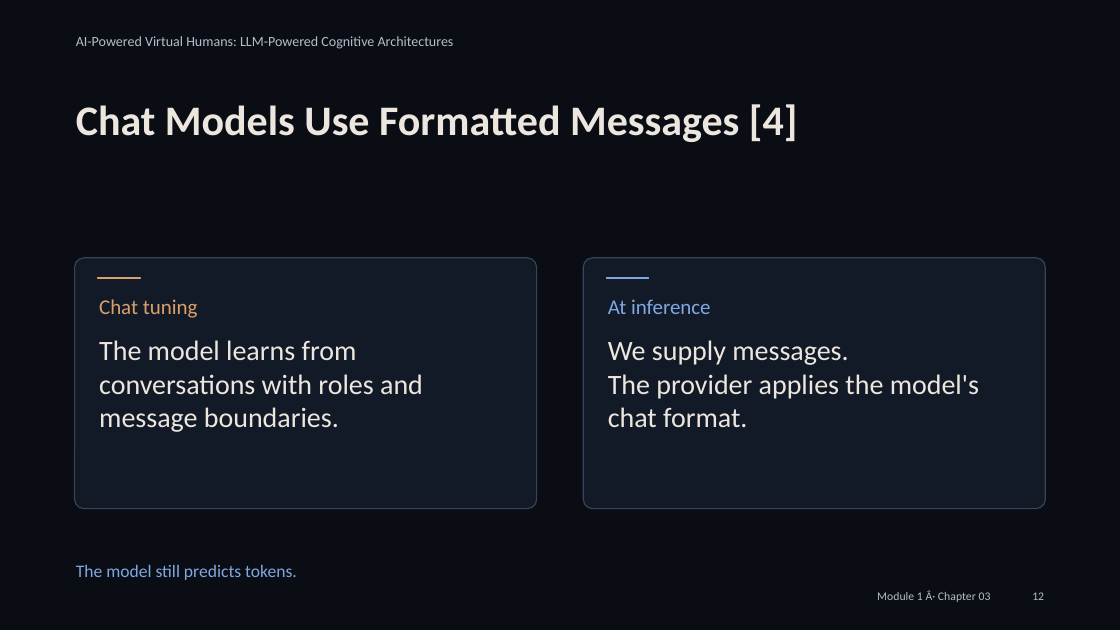
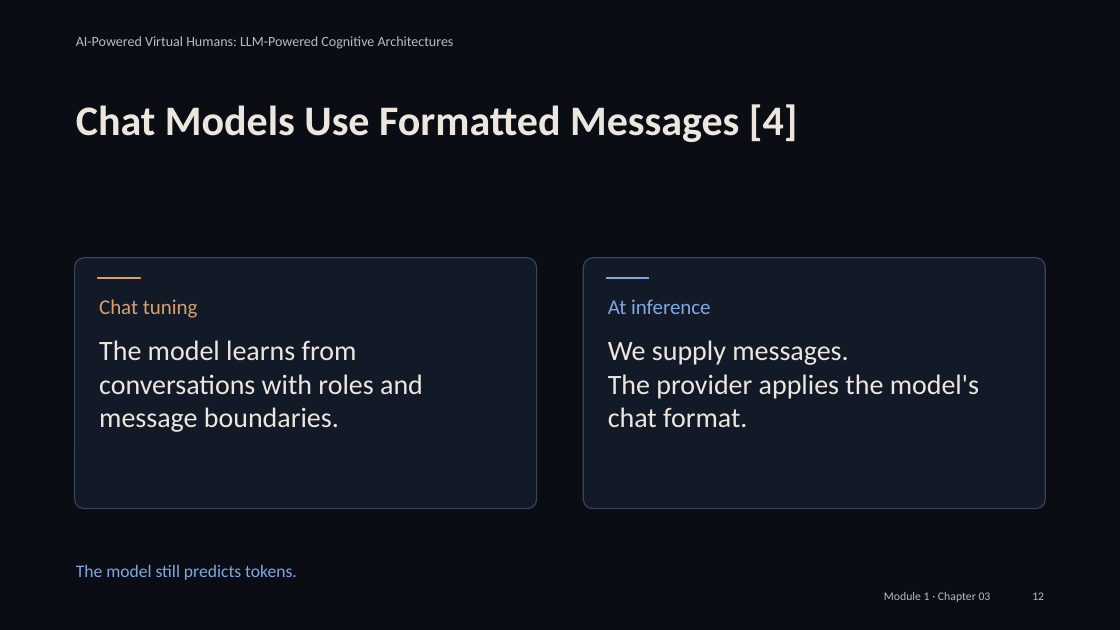
Before and after one commit to alessandropec/virtual-humans-cognitive-architectures, a slide deck: slide 12 of virtual_human_course/Module_1/Chapter_03/Slides/Module_1_Chapter_03_Introduction_to_LangChain.pptx. Drawn at 1120x630 pixels with LibreOffice and Linux fonts; fonts in the diff are those of the drawing. Boxes give left, top, right and bottom in pixels: in the first picture for what was removed or moved away, otherwise in the second. Text is boxed around its words. In the diff, an @@ line names an element or a change of style, - is before the commit and + after.

```diff
--- a/virtual_human_course/Module_1/Chapter_03/Slides/Module_1_Chapter_03_Introduction_to_LangChain.pptx
+++ b/virtual_human_course/Module_1/Chapter_03/Slides/Module_1_Chapter_03_Introduction_to_LangChain.pptx
@@ text at (x1=884, y1=592, x2=991, y2=602): text changed @@
-Module 1 Â· Chapter 03
+Module 1 · Chapter 03
```
Also in this commit, not shown: 26 other slides changed, 1 slide added, 5 other files.
